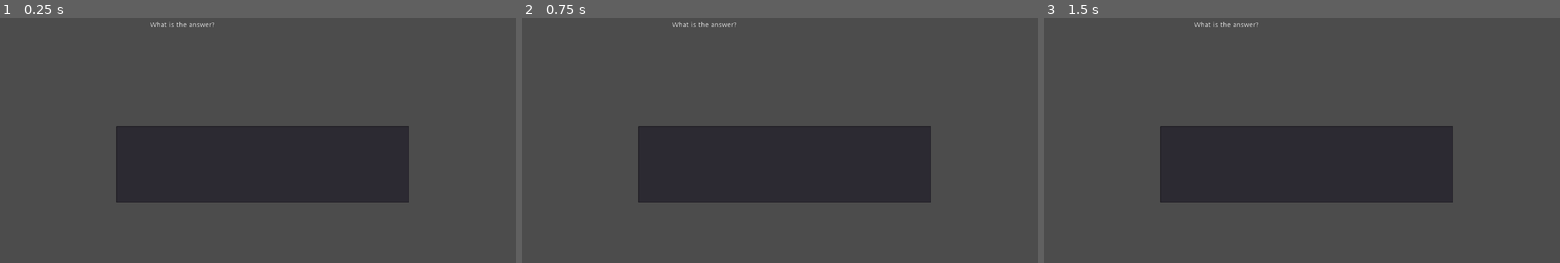
Above: before the commit, frames 1-3 (left to right).
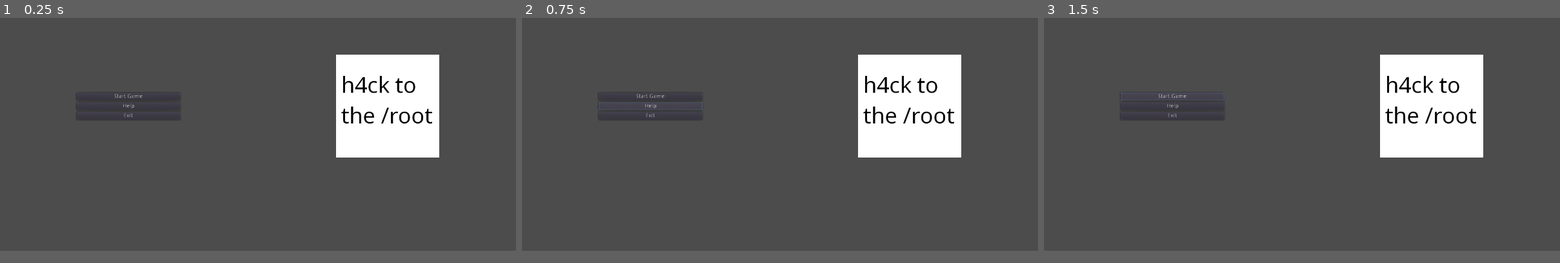
Above: after the commit, the same moments.

Repository: hack-to-the-root/hack-to-the-root
Game: Godot game, scene res://scenes/mainmenu.tscn
Same seed, same stepped clock (60 frames per second), same inputs: the game is played once before the commit and once after it. Before the commit the project starts from res://qa.tscn.
Inputs (mouse positions are in pixels of both pictures, inside the frame that each line leads up to):
- Up to frame 1 (0.25 s): no input
- Up to frame 2 (0.75 s): click (651, 111) at 0.5 s, where only the run after the commit has a clickable "Help"
- Up to frame 3 (1.5 s): click (1173, 101) at 1.25 s, where only the run after the commit has a clickable "Start Game"
In our replay, the window is 800x469 before the commit and 800x450 after it. These sizes can differ from the game's own. Grey fills any space a smaller window leaves; there, only what the larger window draws over its background counts as a difference.

The runs differ from the first frame. In frame 1, 24% of the frame differs, in the area x 14-86%, y 1-76%; in frame 2, 25%; in frame 3, 25%.

Commit message:
Add main menu scene

Diff:
--- a/project.godot
+++ b/project.godot
@@ -11,12 +11,18 @@
 [application]
 
 config/name="h4ck 2 the /root"
-run/main_scene="res://qa.tscn"
+run/main_scene="res://scenes/mainmenu.tscn"
 config/icon="res://icon.png"
 
 [display]
 
 window/stretch/mode="2d"
+window/size/width=1280
+window/size/height=720
+
+[gdnative]
+
+singletons=[  ]
 
 [gui]
 
--- /dev/null
+++ b/scenes/mainmenu.tscn
@@ -0,0 +1,53 @@
+[gd_scene load_steps=2 format=2]
+
+[ext_resource path="res://assets/mainmenu/logo.png" type="Texture" id=1]
+
+[node name="Node2D" type="Node2D"]
+
+[node name="MarginContainer" type="MarginContainer" parent="."]
+margin_right = 1280.0
+margin_bottom = 720.0
+
+[node name="HBoxContainer" type="HBoxContainer" parent="MarginContainer"]
+margin_right = 1280.0
+margin_bottom = 720.0
+alignment = 1
+
+[node name="VBoxContainer" type="VBoxContainer" parent="MarginContainer/HBoxContainer"]
+margin_left = 190.0
+margin_right = 448.0
+margin_bottom = 720.0
+rect_min_size = Vector2( 258, 0 )
+size_flags_horizontal = 6
+alignment = 1
+
+[node name="Button" type="Button" parent="MarginContainer/HBoxContainer/VBoxContainer"]
+margin_top = 326.0
+margin_right = 258.0
+margin_bottom = 346.0
+text = "Start Game"
+
+[node name="Button2" type="Button" parent="MarginContainer/HBoxContainer/VBoxContainer"]
+margin_top = 350.0
+margin_right = 258.0
+margin_bottom = 370.0
+text = "Help"
+
+[node name="Button3" type="Button" parent="MarginContainer/HBoxContainer/VBoxContainer"]
+margin_top = 374.0
+margin_right = 258.0
+margin_bottom = 394.0
+text = "Exit"
+
+[node name="VBoxContainer2" type="VBoxContainer" parent="MarginContainer/HBoxContainer"]
+margin_left = 833.0
+margin_right = 1089.0
+margin_bottom = 720.0
+size_flags_horizontal = 6
+alignment = 1
+
+[node name="TextureRect" type="TextureRect" parent="MarginContainer/HBoxContainer/VBoxContainer2"]
+margin_top = 232.0
+margin_right = 256.0
+margin_bottom = 488.0
+texture = ExtResource( 1 )
Binary file added: assets/mainmenu/logo.png
Not shown, added: assets/mainmenu/logo.png.import
